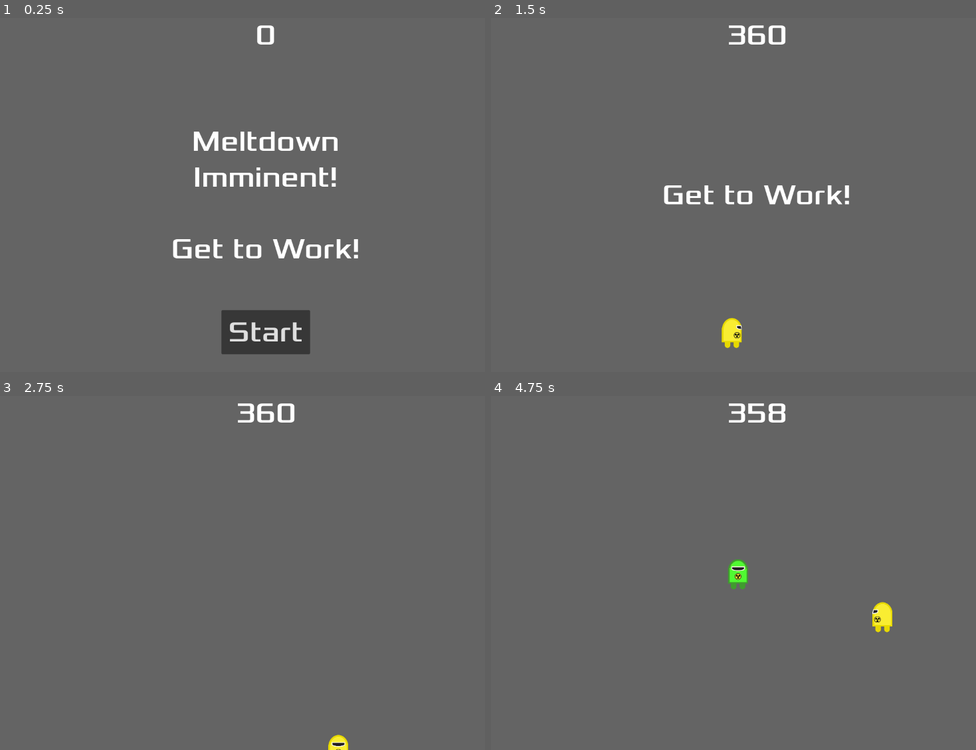
Above: before the commit, frames 1-4 (two rows, left to right).
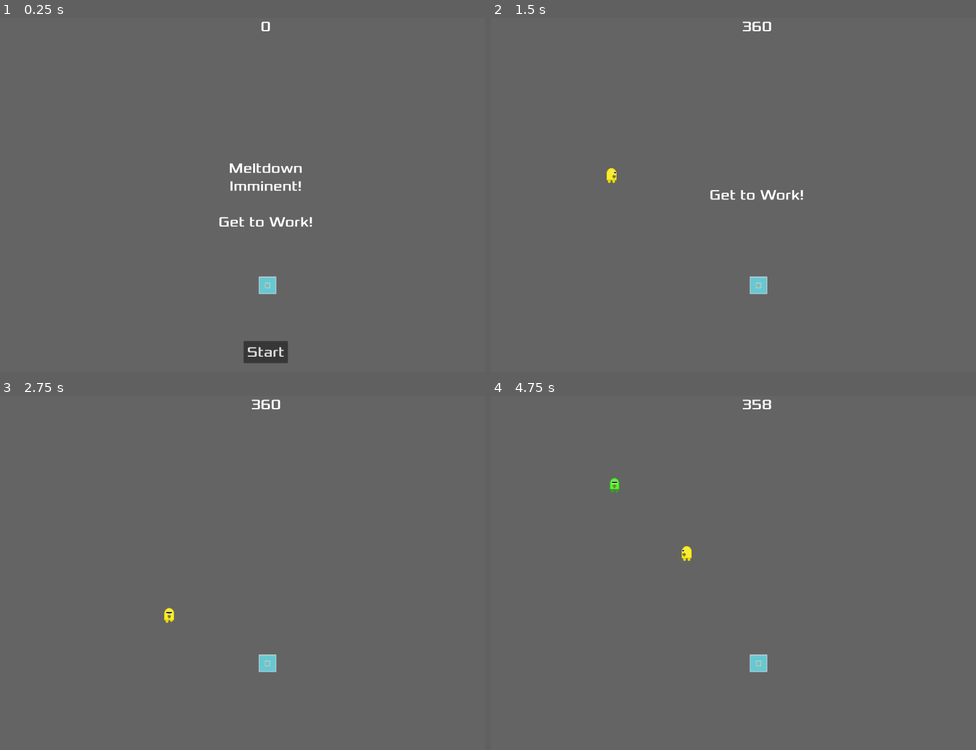
Above: after the commit, the same moments.

Repository: zabuuq/imminent-meltdown
Game: Godot game, scene res://game.tscn
Two runs of this game, one before a commit and one after it. Both use one fixed random seed, a clock stepped at 60 frames per second and the inputs below.
Inputs:
- Up to frame 1 (0.25 s): no input
- Up to frame 2 (1.5 s): click "Start" at 0.5 s; tap Enter at 1.25 s; hold Right (move_right) from 1.28 s (still down)
- Up to frame 3 (2.75 s): release Right (move_right) at 2.03 s; hold Down (move_down) from 2.03 s (still down)
- Up to frame 4 (4.75 s): release Down (move_down) at 2.78 s; hold Right (move_right) 2.78-3.53 s; hold Up (move_up) 3.53-4.28 s; hold Left (move_left) from 4.28 s (still down)

The runs differ from the first frame. In frame 1, 5.4% of the frame differs, in the area x 35-74%, y 0-98%; in frame 2, 1.9%; in frame 3, 0.8%; in frame 4, 1.3%.

Commit message:
Resize viewport

Diff:
--- a/project.godot
+++ b/project.godot
@@ -17,8 +17,8 @@
 
 [display]
 
-window/size/viewport_width=1200
-window/size/viewport_height=800
+window/size/viewport_width=2400
+window/size/viewport_height=2400
 
 [input]
 
